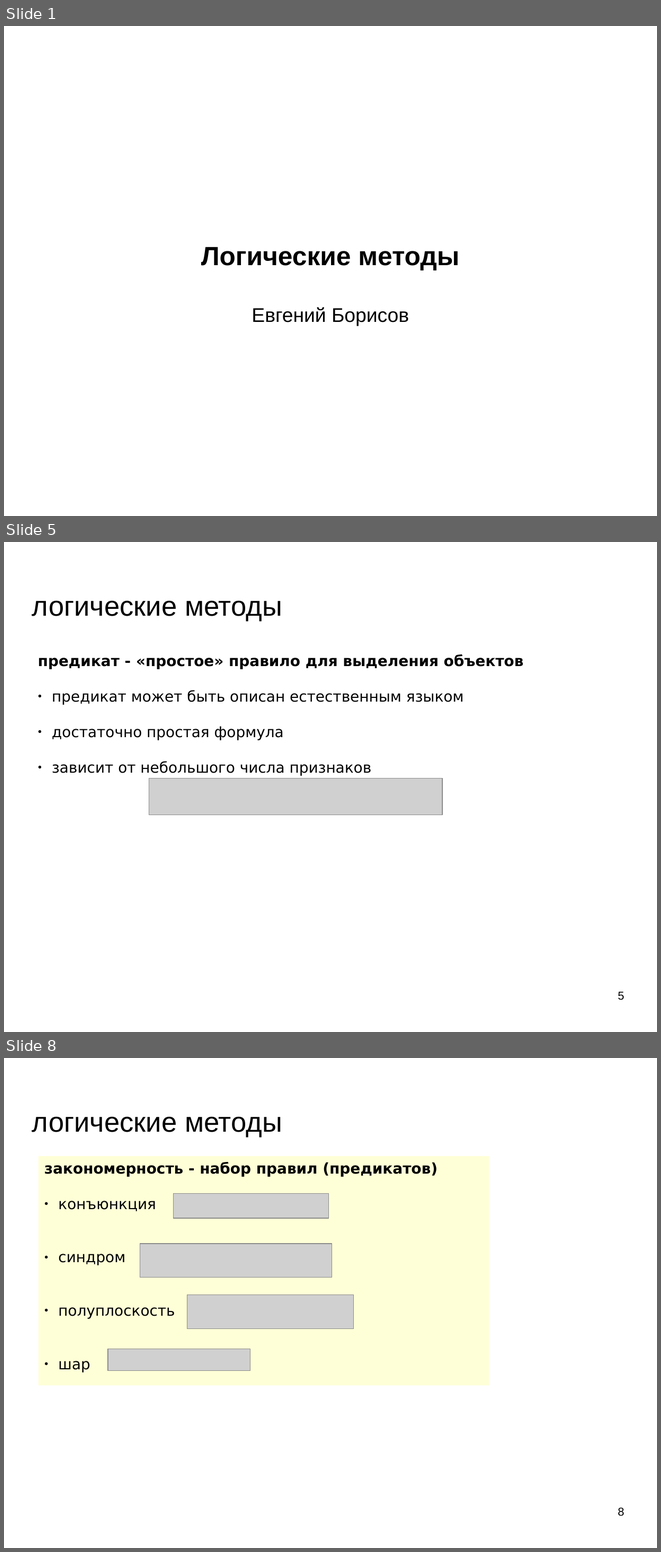
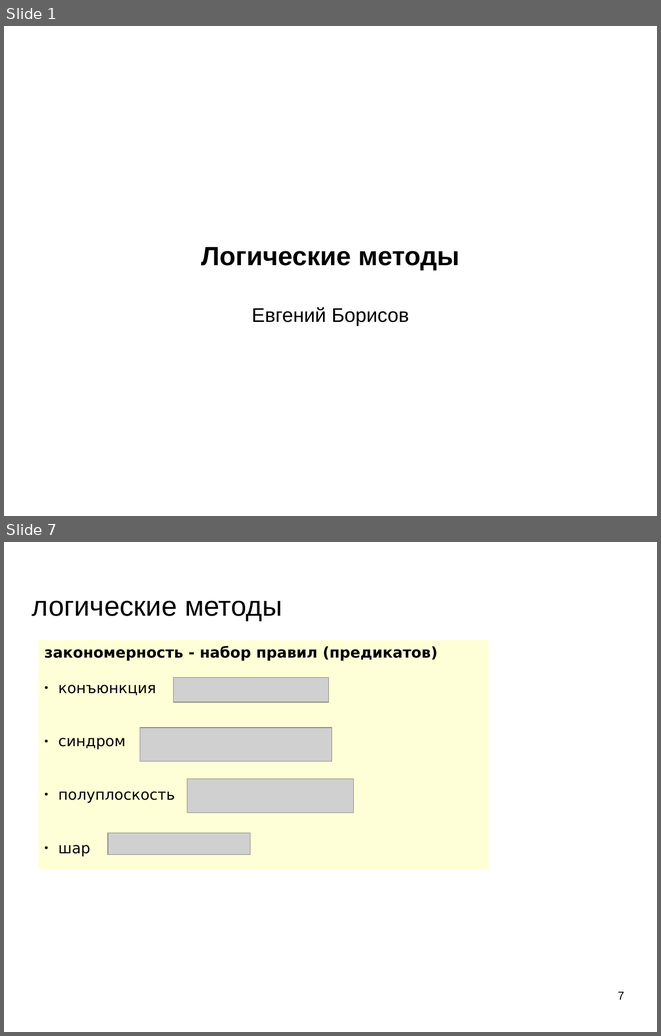
Before and after one commit to mechanoid5/ml_lectorium_2024_I, a slide deck: 11-logical.odp. Shown one above the other, each under a label of ours: slides 1, 5 and 8 before the commit, slides 1 and 7 after it; the slides between them are not shown. The pictures are 661x1552 and 661x1036 pixels, drawn with LibreOffice and Linux fonts; fonts in the diff are those of the drawing; grey boxes stand for pictures; background and template pictures are left out. Boxes give left, top, right and bottom in pixels: in the first picture for what was removed or moved away, otherwise in the second. Text is boxed around its words. In the diff, an @@ line names an element or a change of style, - is before the commit and + after.

```diff
--- a/11-logical.odp
+++ b/11-logical.odp
@@ slide 5 removed at bbox=[4, 542, 657, 1032], background picture (left out) @@
@@ title removed at bbox=[32, 600, 282, 621] @@
-логические методы
@@ text removed at bbox=[38, 654, 524, 776] @@
-предикат - «простое» правило для выделения объектов
-● предикат может быть описан естественным языком
-● достаточно простая формула
-● зависит от небольшого числа признаков
@@ picture removed at bbox=[149, 778, 442, 814] @@
@@ page number removed at bbox=[618, 991, 624, 1000] @@
-5
@@ what was slide 8 is now slide 7 @@
@@ page number at bbox=[618, 991, 624, 999]: text changed @@
-8
+7
```
Also in this commit, not shown: 12 slides changed, 2 other files.
